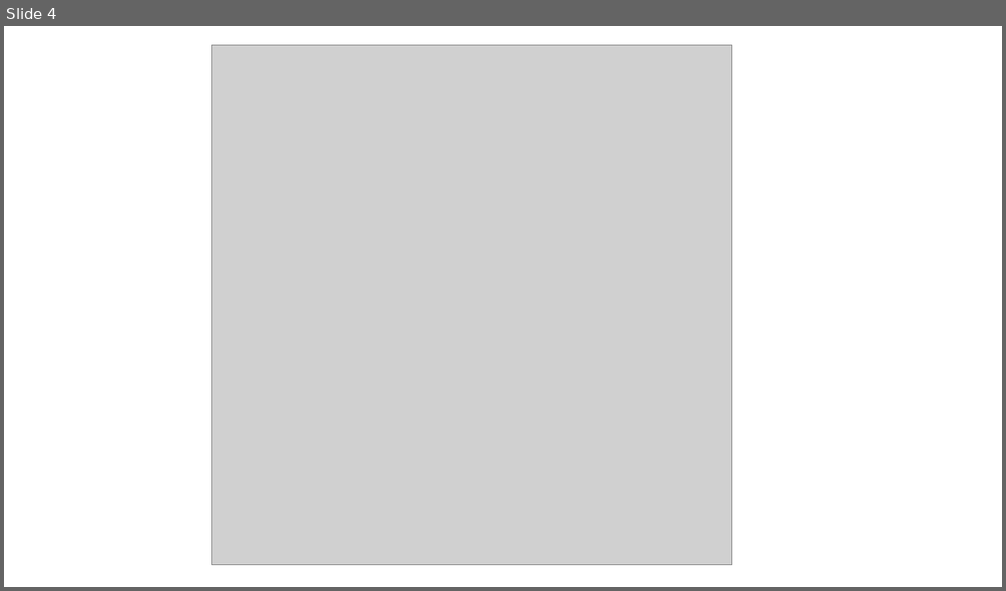
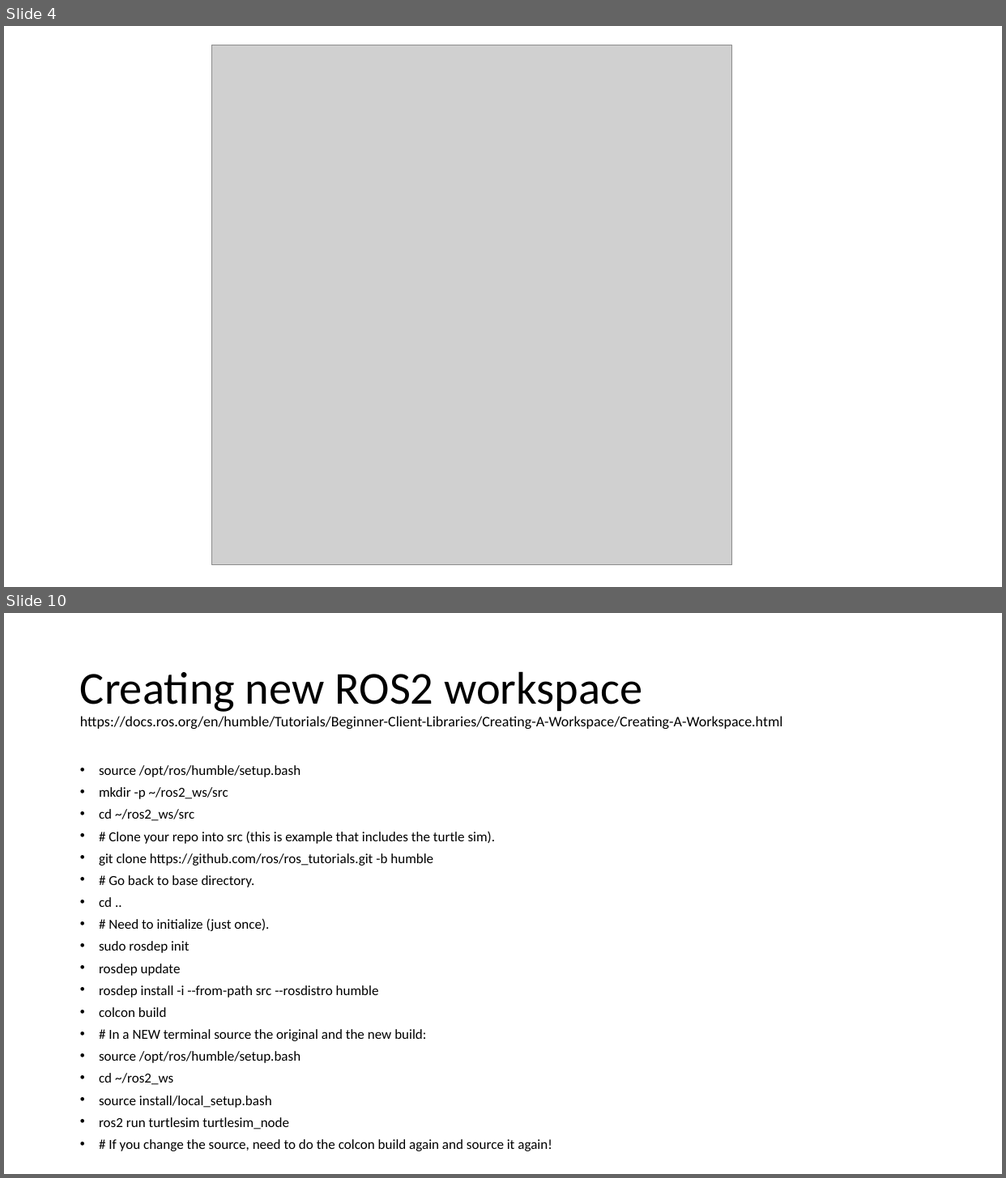
Before and after one commit to gigaprog/p_presentations, a slide deck: embedded/RobotOperatingSystem/Yahboom_ROS2_board.pptx. Shown one above the other, each under a label of ours: slide 4 before the commit, slides 4 and 10 after it; the slides between them are not shown. The pictures are 1006x591 and 1006x1178 pixels, drawn with LibreOffice and Linux fonts; fonts in the diff are those of the drawing; grey boxes stand for pictures. Boxes give left, top, right and bottom in pixels: in the first picture for what was removed or moved away, otherwise in the second. Text is boxed around its words. In the diff, an @@ line names an element or a change of style, - is before the commit and + after.

```diff
--- a/embedded/RobotOperatingSystem/Yahboom_ROS2_board.pptx
+++ b/embedded/RobotOperatingSystem/Yahboom_ROS2_board.pptx
@@ slide 10 added at box(4, 613, 1002, 1174), background #FFFFFF @@
@@ title added at box(80, 671, 783, 729), 14 pt, text #000000 @@
+Creating new ROS2 workspace
+https://docs.ros.org/en/humble/Tutorials/Beginner-Client-Libraries/Creating-A-Workspace/Creating-A-Workspace.html
@@ text added at box(99, 765, 552, 1152), 13.3 pt, text #000000 @@
+• source /opt/ros/humble/setup.bash
+• mkdir -p ~/ros2_ws/src
+• cd ~/ros2_ws/src
+• # Clone your repo into src (this is example that includes the turtle sim).
+• git clone https://github.com/ros/ros_tutorials.git -b humble
+• # Go back to base directory.
+• cd ..
+• # Need to initialize (just once).
+• sudo rosdep init
+• rosdep update
+• rosdep install -i --from-path src --rosdistro humble
+• colcon build
+• # In a NEW terminal source the original and the new build:
+• source /opt/ros/humble/setup.bash
+• cd ~/ros2_ws
+• source install/local_setup.bash
+• ros2 run turtlesim turtlesim_node
+• # If you change the source, need to do the colcon build again and source it again!
```
Also in this commit, not shown: 1 slide changed, 6 other slides added, 1 slide removed, 1 other file.
